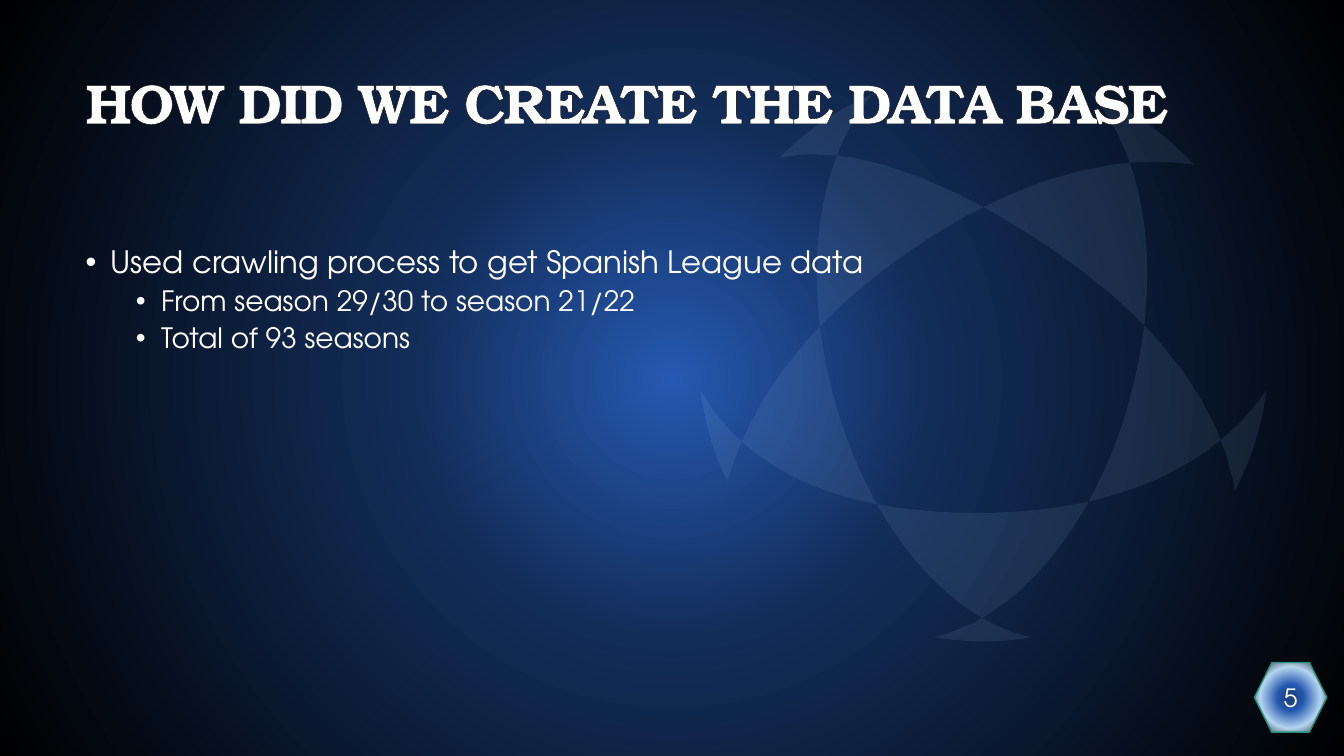
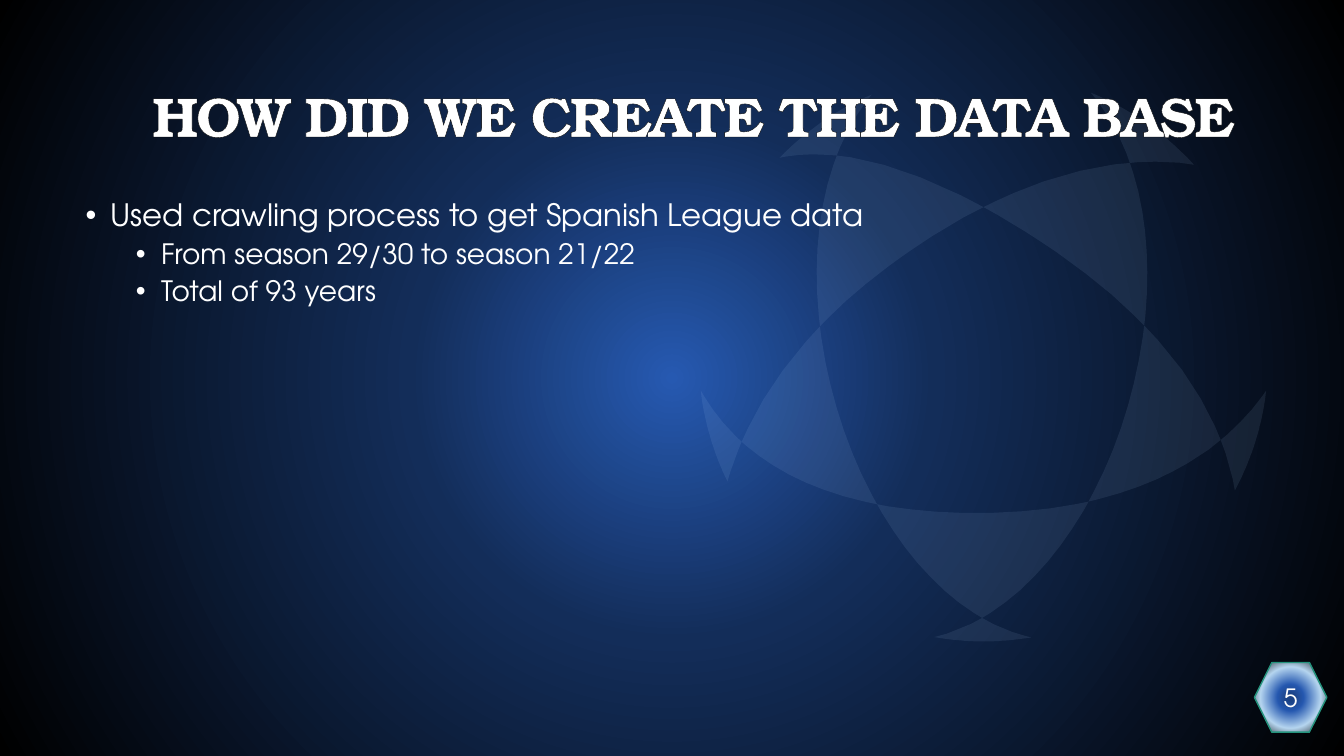
Before and after one commit to Dudi-kreis/Data-science-project, a slide deck: slide 5 of Project Presentation.pptx. Drawn at 1344x756 pixels with LibreOffice and Linux fonts; fonts in the diff are those of the drawing. Boxes give left, top, right and bottom in pixels: in the first picture for what was removed or moved away, otherwise in the second. Text is boxed around its words. In the diff, an @@ line names an element or a change of style, - is before the commit and + after.

```diff
--- a/Project Presentation.pptx
+++ b/Project Presentation.pptx
@@ title "HOW DID WE CREATE THE ...": place and size @@
-title "HOW DID WE CREATE THE ..." at <box>86,85,1168,125</box>
+title "HOW DID WE CREATE THE ..." at <box>152,98,1234,138</box>
@@ title "HOW DID WE CREATE THE ..." at <box>152,98,1234,138</box>: alignment justified to centre @@
@@ text "Used crawling process to get ...": place and size @@
-text "Used crawling process to get ..." at <box>111,250,864,349</box>
+text "Used crawling process to get ..." at <box>111,203,864,307</box>
@@ text at <box>161,280,376,307</box>: text changed @@
-  • Total of 93 seasons
+  • Total of 93 years
```
Also in this commit, not shown: 18 other slides changed, 3 slides added, 1 other file.
